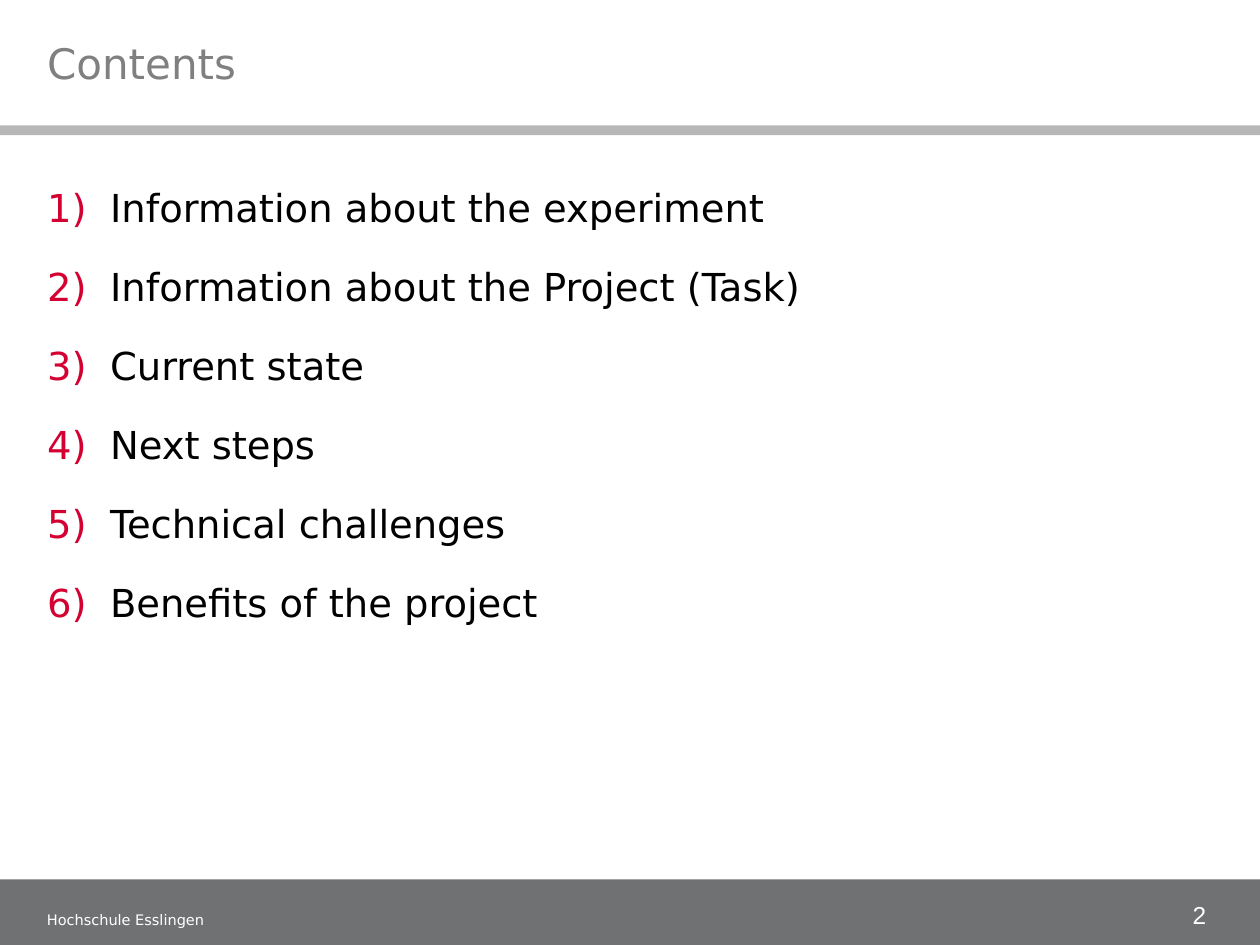
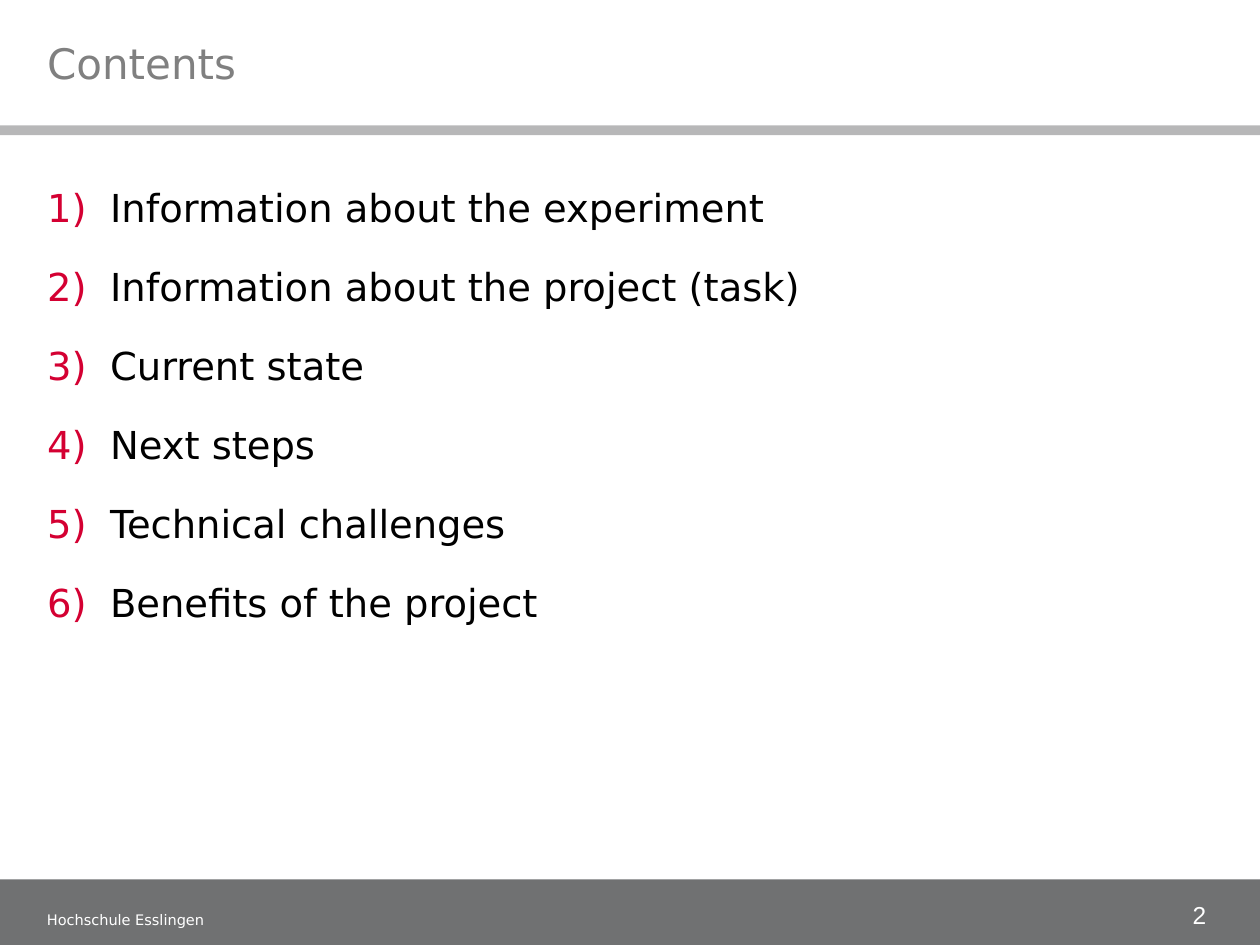
Before and after one commit to illogicdev/magneto, a slide deck: slide 2 of doku/50_Midtermpresentation/Midterm presentation_1.ppt. Drawn at 1260x945 pixels with LibreOffice and Linux fonts; fonts in the diff are those of the drawing; background and template pictures are left out. Boxes give left, top, right and bottom in pixels: in the first picture for what was removed or moved away, otherwise in the second. Text is boxed around its words. In the diff, an @@ line names an element or a change of style, - is before the commit and + after.

```diff
--- a/doku/50_Midtermpresentation/Midterm presentation_1.ppt
+++ b/doku/50_Midtermpresentation/Midterm presentation_1.ppt
@@ text at [110,271,800,309]: text changed @@
-2) Information about the Project (Task)
+2) Information about the project (task)
```
Also in this commit, not shown: 6 other slides changed.
